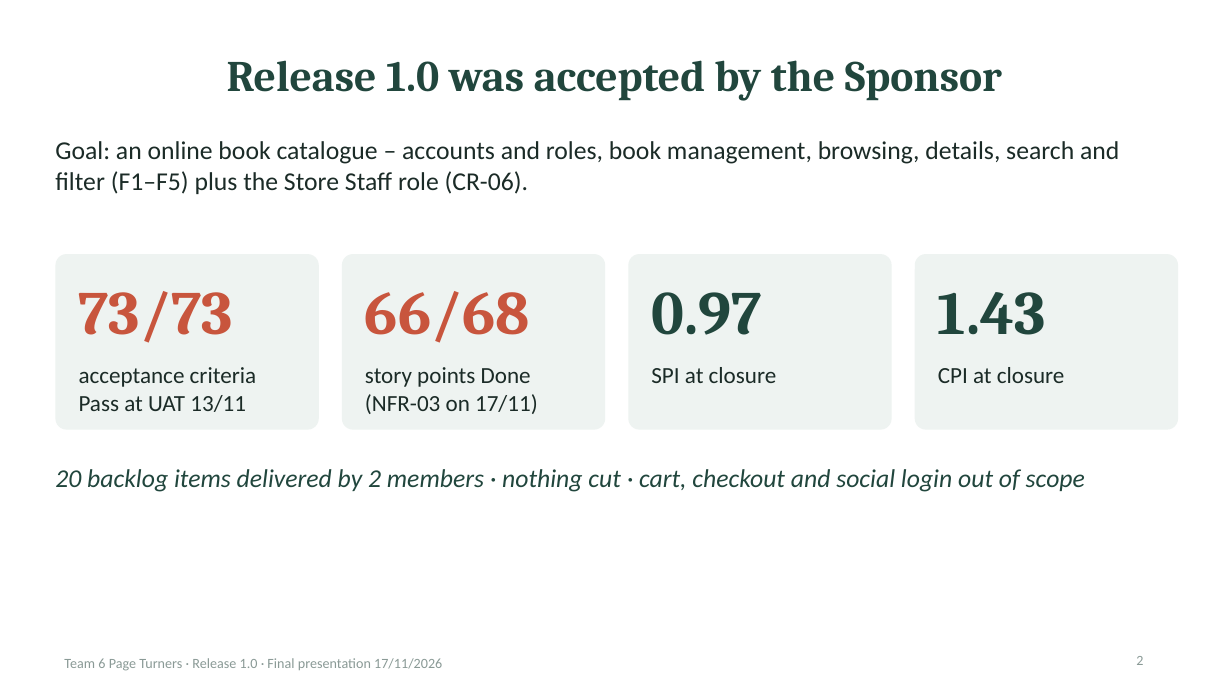
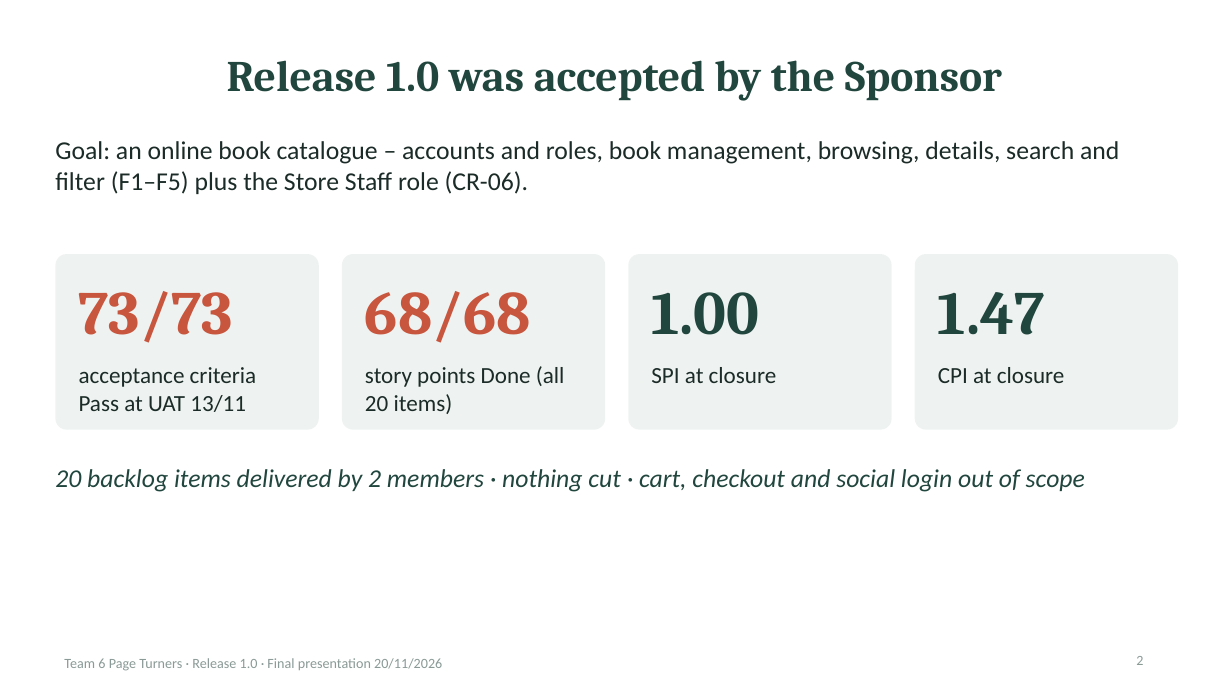
Before and after one commit to Tdat10052499/E-Commercial-Book-Store, a slide deck: slide 2 of deliverables/Final/HK261_SPM_FP_Team6_c6_Slides.pptx. Drawn at 1232x693 pixels with LibreOffice and Linux fonts; fonts in the diff are those of the drawing. Boxes give left, top, right and bottom in pixels: in the first picture for what was removed or moved away, otherwise in the second. Text is boxed around its words. In the diff, an @@ line names an element or a change of style, - is before the commit and + after.

```diff
--- a/deliverables/Final/HK261_SPM_FP_Team6_c6_Slides.pptx
+++ b/deliverables/Final/HK261_SPM_FP_Team6_c6_Slides.pptx
@@ text at (365,291,531,343): text changed @@
-66/68
+68/68
@@ text at (651,292,759,335): text changed @@
-0.97
+1.00
@@ text at (938,292,1045,335): text changed @@
-1.43
+1.47
@@ text at (365,366,565,414): text changed @@
-story points Done (NFR-03 on 17/11)
+story points Done (all 20 items)
@@ text at (64,658,442,671): text changed @@
-Team 6 Page Turners · Release 1.0 · Final presentation 17/11/2026
+Team 6 Page Turners · Release 1.0 · Final presentation 20/11/2026
```
Also in this commit, not shown: 12 other slides changed, 18 other files.
